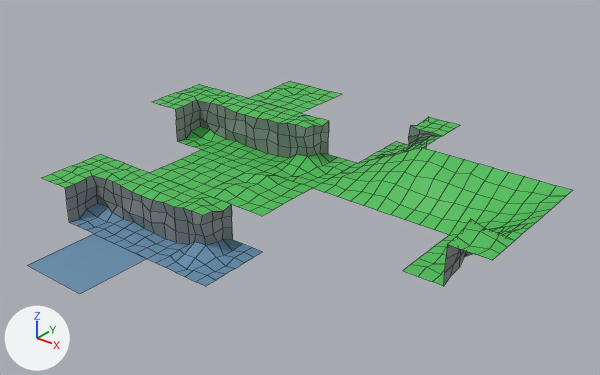
An edit to the FBX model Assets/Resources/TileMeshes/CubicTerrain.fbx, drawn before and after from the same camera.
The view is the same before and after, from a 50 mm camera at (29.7, -28.7, 18.8) aimed at (6.3, 0.6, 0.6). Every picture has the same lights, and +X, +Y and +Z are marked at lower left. Mesh edges are drawn as thin lines. Where no turn or scale is listed for an object, it has been applied to the vertices.

The first picture shows 'BasicCliff', 'BasicCliffCornerInner', 'BasicCliffCornerOuter', 'BasicCliffToSlopeTransition', 'BasicFloor2', 'BasicSlope', 'BasicSlopeCornerInner', 'BasicSlopeCornerOuter', 'SeaCliff', 'SeaCliffCornerInner', 'SeaCliffCornerOuter', 'SeaFloor'.
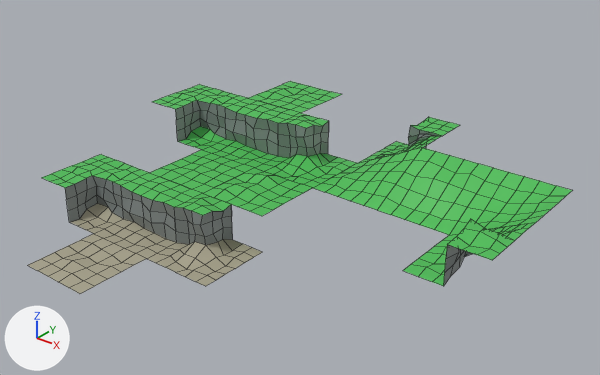
Changed parts and their boxes [x1, y1, x2, y2] in the pictures (600 x 375 px):
part 1 of me_seacliff, surface changed (blue to grey)
    both: [94, 219, 176, 259]
part 2 of me_seafloor, built on
    both: [28, 234, 146, 294]
part 3 of me_seacliffcornerouter_001, surface changed (blue to grey)
    both: [147, 239, 262, 286]
part 4 of me_seacliffcornerinner, surface changed
    both: [70, 204, 124, 233]

The edits, one by one:
me_seacliff has 60 vertices, 45 faces and spans x -2.0..2.0, y -2.0..2.0, z -2.07..0.05.
me_seacliff is used by ob_seacliff; location (0.0, -4.0, 0.0).
me_seacliff part 1: texture (UV) coordinates of 15 of 45 faces, centred in x -1.61..1.63, y -1.7..-0.31, z -2.03..-1.97, changed; they spanned u 0.86..0.86, v 0.55..0.55 and now span u 0.97..0.97, v 0.62..0.62.
me_seacliffcornerouter_001 has 71 vertices, 55 faces and spans x -2.0..2.0, y -2.0..2.0, z -2.09..0.23.
me_seacliffcornerouter_001 is used by ob_seacliffcornerouter; location (4.0, -4.0, 0.0).
me_seacliffcornerouter_001 part 3: texture (UV) coordinates of 27 of 55 faces, centred in x -1.68..1.7, y -1.68..1.67, z -2.04..-1.72, changed; they spanned u 0.86..0.86, v 0.41..0.41 and now span u 0.97..0.97, v 0.41..0.41.
me_seafloor is used by ob_seafloor; location (0.0, -8.0, 0.0).
me_seafloor had 4 vertices, 1 face and spanned x -2.0..2.0, y -2.0..2.0, z -2.0.
me_seafloor now has 36 vertices, 25 faces and spans x -2.0..2.0, y -2.0..2.0, z -2.12..-1.89.
Part 2, on me_seafloor:
1 face is deleted.
32 vertices are added at x -2.0..2.0, y -2.0..2.0, z -2.12..-1.89.
25 new faces join them.
me_seacliffcornerinner has 70 vertices, 54 faces and spans x -2.0..2.0, y -2.0..2.0, z -2.1..0.09.
me_seacliffcornerinner is used by ob_seacliffcornerinner; location (-4.0, -4.0, 0.0).
me_seacliffcornerinner part 4: texture (UV) coordinates of 9 of 54 faces, centred in x 0.29..1.68, y -1.69..-0.35, z -2.05..-1.81, changed; they spanned u 0.86..0.86, v 0.69..0.69 and now span u 0.97..0.97, v 0.41..0.41.
